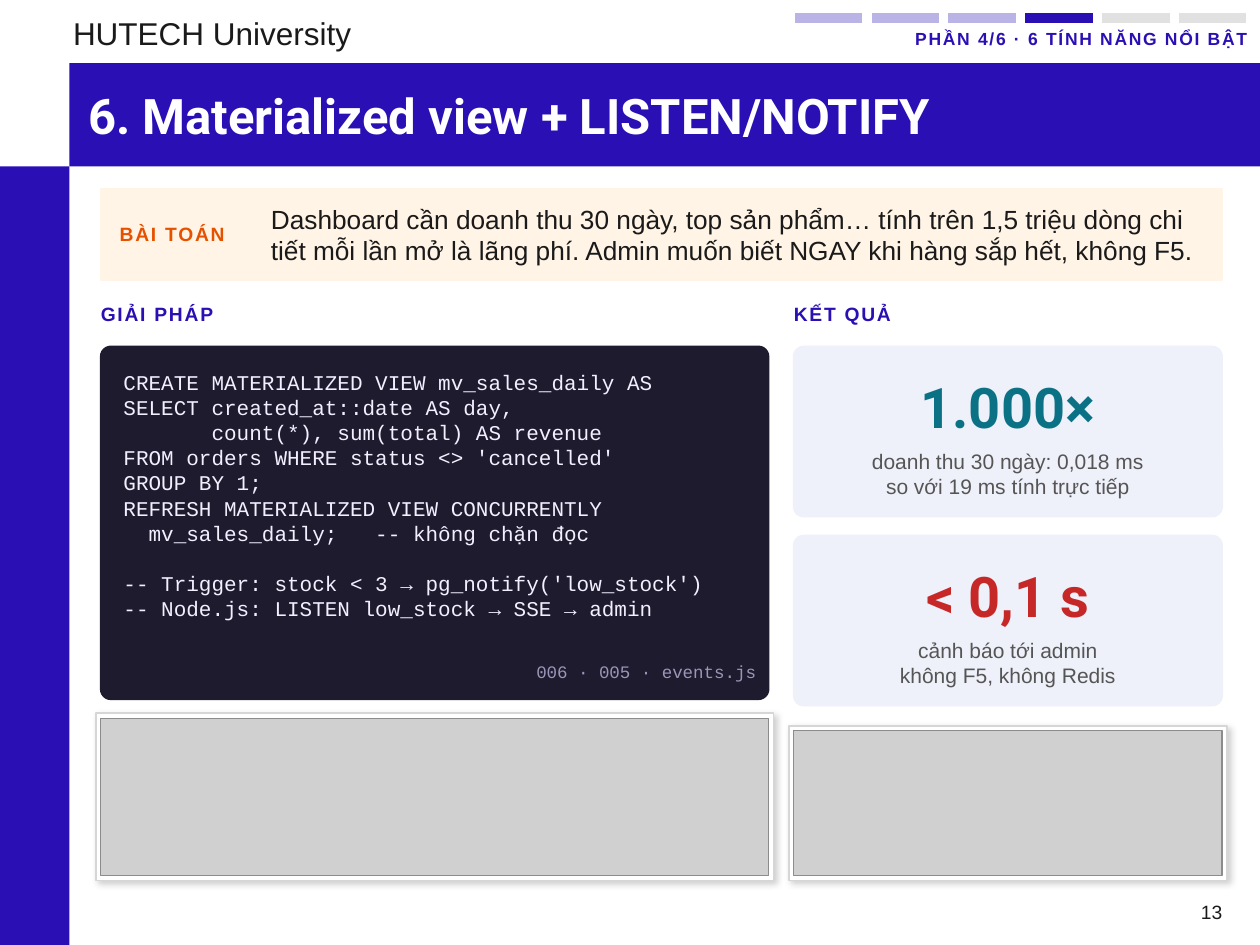
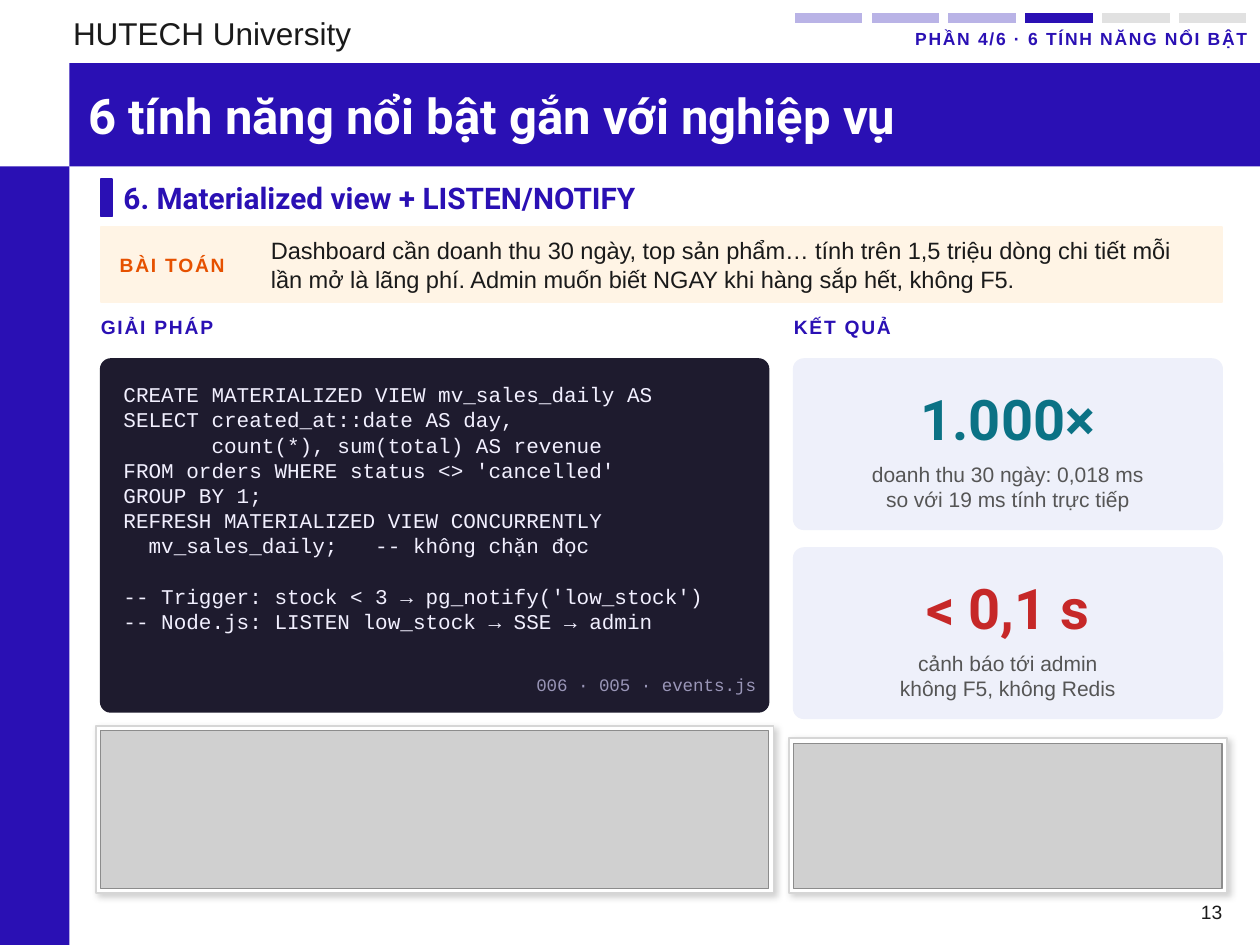
Before and after one commit to phunganhtuan123/master-csdl, a slide deck: slide 13 of docs/Slide_CSDL_Nhom6_PostgreSQL.pptx. Drawn at 1260x945 pixels with LibreOffice and Linux fonts; fonts in the diff are those of the drawing; grey boxes stand for pictures; background and template pictures are left out. Boxes give left, top, right and bottom in pixels: in the first picture for what was removed or moved away, otherwise in the second. Text is boxed around its words. In the diff, an @@ line names an element or a change of style, - is before the commit and + after.

```diff
--- a/docs/Slide_CSDL_Nhom6_PostgreSQL.pptx
+++ b/docs/Slide_CSDL_Nhom6_PostgreSQL.pptx
@@ title added at (x1=88, y1=93, x2=895, y2=144), 28 pt, text #FFFFFF, bold @@
+6 tính năng nổi bật gắn với nghiệp vụ
@@ rectangle added at (x1=101, y1=179, x2=112, y2=217), fill #2A10B4, outline #2A10B4 1 pt @@
@@ text "6. Materialized view + LISTEN/NOTIFY" moved from (x1=88, y1=97, x2=930, y2=137) to (x1=123, y1=186, x2=636, y2=211) @@
@@ text "6. Materialized view + LISTEN/NOTIFY" at (x1=123, y1=186, x2=636, y2=211): size 28 to 17 pt, text colour #FFFFFF to #2A10B4 @@
@@ rectangle resized from (x1=101, y1=189, x2=1222, y2=280) to (x1=101, y1=227, x2=1222, y2=302) @@
@@ text "BÀI TOÁN" moved from (x1=120, y1=227, x2=224, y2=241) to (x1=120, y1=257, x2=224, y2=272) @@
@@ text "Dashboard cần doanh thu 30 ..." moved from (x1=271, y1=208, x2=1192, y2=266) to (x1=271, y1=240, x2=1171, y2=293) @@
@@ text "Dashboard cần doanh thu 30 ..." at (x1=271, y1=240, x2=1171, y2=293): size 15 to 13.5 pt @@
@@ 5 texts, 2 rounded rectangles, 1 picture, 1 rectangle moved together from (x1=96, y1=306, x2=1222, y2=881) to (x1=96, y1=319, x2=1222, y2=893) @@
@@ 3 texts, 1 picture, 1 rounded rectangle, 1 rectangle moved together from (x1=536, y1=453, x2=1227, y2=881) to (x1=536, y1=466, x2=1227, y2=893) @@
```
Also in this commit, not shown: 11 other slides changed, 8 other files.
